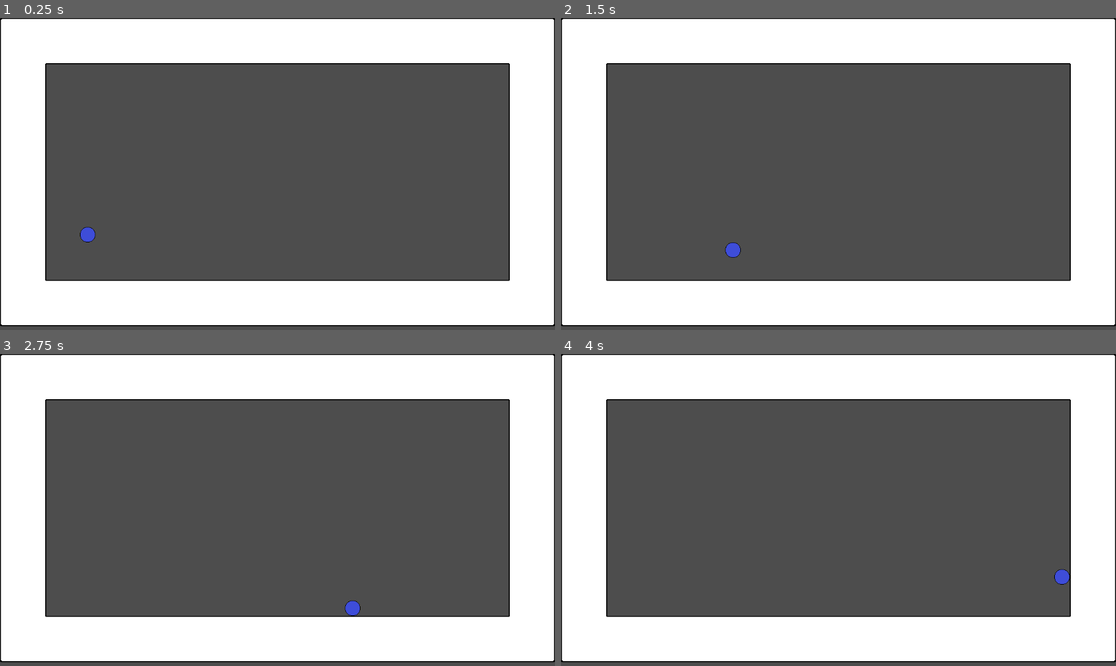
Above: before the commit, frames 1-4 (two rows, left to right).
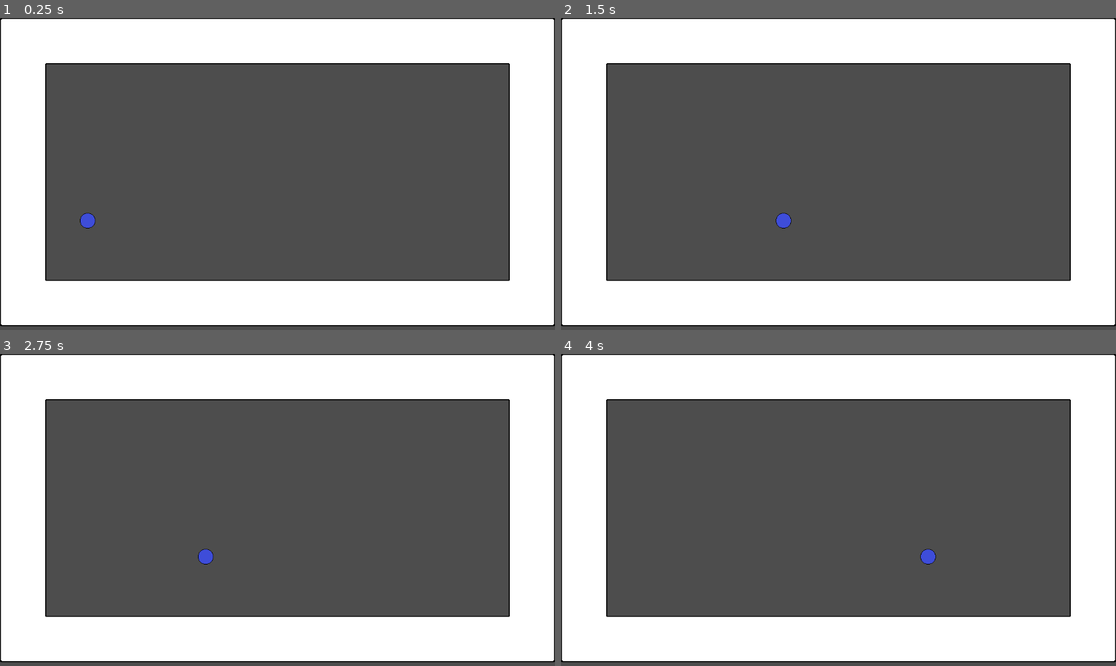
Above: after the commit, the same moments.

Repository: CubicGrain/TopDownShooterTechDemo
Game: Godot game, scene res://Scenes/main.tscn
Two runs of this game, one before a commit and one after it. Both use one fixed random seed, a clock stepped at 60 frames per second and the inputs below.
Inputs:
- Up to frame 1 (0.25 s): no input
- Up to frame 2 (1.5 s): tap Enter (ui_accept) at 0.5, 0.6, 0.77, 1.07, 1.35 s; hold D (move_right, bound only after the commit) from 0.53 s (still down)
- Up to frame 3 (2.75 s): tap Enter (ui_accept) at 1.52, 1.82, 2.1 s; release D (move_right, bound only after the commit) at 2.03 s; hold A (move_left, bound only after the commit) from 2.03 s (still down)
- Up to frame 4 (4 s): release A (move_left, bound only after the commit) at 2.78 s; hold D (move_right, bound only after the commit) from 2.78 s (still down); tap Enter (ui_accept) at 2.85, 3.02, 3.32, 3.6, 3.77 s

The runs differ from the first frame. In frame 1, 0.2% of the frame differs, in the area x 14-18%, y 62-72%; in frame 2, 0.2%, in the area x 29-42%, y 62-77%; in frame 3, 0.2%; in frame 4, 0.2%.

Commit message:
Add files via upload

Diff:
--- /dev/null
+++ b/Data/group_names.gd
@@ -0,0 +1,5 @@
+class_name GroupNames
+extends Resource
+## Group names shared for project objects
+
+@export var projectiles_parent_group = "projectiles_parent"
--- /dev/null
+++ b/Data/group_names.tres
@@ -0,0 +1,7 @@
+[gd_resource type="Resource" script_class="GroupNames" load_steps=2 format=3 uid="uid://bb0lr258hjoko"]
+
+[ext_resource type="Script" uid="uid://c0bn6asnvp132" path="res://Data/group_names.gd" id="1_lmjyv"]
+
+[resource]
+script = ExtResource("1_lmjyv")
+metadata/_custom_type_script = "uid://c0bn6asnvp132"
--- /dev/null
+++ b/Scenes/BasicProjectile.tscn
@@ -0,0 +1,32 @@
+[gd_scene load_steps=6 format=3 uid="uid://sy48fmux706c"]
+
+[ext_resource type="Script" uid="uid://digqwdpg7wr0w" path="res://Scripts/projectile.gd" id="1_761fm"]
+[ext_resource type="Texture2D" uid="uid://ch6t4d56lpm5x" path="res://Sprites/TileSheets/GroundTilesheet.png" id="2_y5r2x"]
+
+[sub_resource type="CircleShape2D" id="CircleShape2D_gs73s"]
+
+[sub_resource type="AtlasTexture" id="AtlasTexture_rt7yl"]
+atlas = ExtResource("2_y5r2x")
+region = Rect2(128, 192, 32, 32)
+
+[sub_resource type="SpriteFrames" id="SpriteFrames_5aw77"]
+animations = [{
+"frames": [{
+"duration": 1.0,
+"texture": SubResource("AtlasTexture_rt7yl")
+}],
+"loop": true,
+"name": &"default",
+"speed": 10.0
+}]
+
+[node name="RigidBody2D" type="RigidBody2D"]
+gravity_scale = 0.0
+script = ExtResource("1_761fm")
+
+[node name="CollisionShape2D" type="CollisionShape2D" parent="."]
+shape = SubResource("CircleShape2D_gs73s")
+
+[node name="AnimatedSprite2D" type="AnimatedSprite2D" parent="CollisionShape2D"]
+scale = Vector2(1.5, 1.5)
+sprite_frames = SubResource("SpriteFrames_5aw77")
--- a/Scenes/main.tscn
+++ b/Scenes/main.tscn
@@ -1,8 +1,7 @@
-[gd_scene load_steps=53 format=4 uid="uid://bxytnapabuoao"]
-
-[ext_resource type="Texture2D" uid="uid://ch6t4d56lpm5x" path="res://GroundTilesheet.png" id="1_jjgbg"]
-[ext_resource type="Script" uid="uid://bnk4gdc05rmw7" path="res://Scenes/player.gd" id="2_8gbba"]
-[ext_resource type="Texture2D" uid="uid://bhh65tp00hynf" path="res://Player.png" id="2_bo1nx"]
+[gd_scene load_steps=52 format=4 uid="uid://bxytnapabuoao"]
+
+[ext_resource type="Texture2D" uid="uid://ch6t4d56lpm5x" path="res://Sprites/TileSheets/GroundTilesheet.png" id="1_jjgbg"]
+[ext_resource type="PackedScene" uid="uid://cgae0dpnjkhao" path="res://Scenes/player.tscn" id="2_bo1nx"]
 
 [sub_resource type="PhysicsMaterial" id="PhysicsMaterial_jjgbg"]
 
@@ -681,6 +680,10 @@
 2:6/0/terrains_peering_bit/left_side = 0
 2:6/0/terrains_peering_bit/top_side = 0
 2:6/0/navigation_layer_0/polygon = SubResource("NavigationPolygon_gt3je")
+3:6/0 = 0
+3:6/0/physics_layer_0/polygon_0/points = PackedVector2Array(-2.496357, -11.719018, 2.4963608, -11.649674, 8.529228, -8.459883, 11.441647, -2.5657024, 11.58033, 2.635046, 8.529228, 8.459881, 2.4270172, 11.441643, -2.7043877, 11.441643, -8.737255, 8.529224, -11.649673, 2.2883282, -11.58033, -2.5657024, -8.390539, -8.598569)
+4:6/0 = 0
+4:6/0/physics_layer_0/polygon_0/points = PackedVector2Array(-1.547329, -6.647787, 1.3180962, -6.5331697, 4.5273743, -4.5273724, 6.4758644, -1.6046371, 6.590481, 1.4900227, 4.5273743, 4.5273743, 1.4900208, 6.4758625, -1.547329, 6.4758625, -4.699297, 4.5273743, -6.7050953, 1.3180962, -6.5331707, -1.6046371, -4.5273724, -4.699298)
 
 [sub_resource type="TileSet" id="TileSet_8gbba"]
 tile_size = Vector2i(32, 32)
@@ -710,12 +713,7 @@
 
 [node name="Sprite2D" type="Sprite2D" parent="StaticBody2D/CollisionShape2D"]
 
-[node name="Player" type="CharacterBody2D" parent="."]
+[node name="Player" parent="." instance=ExtResource("2_bo1nx")]
 position = Vector2(182, 421)
-script = ExtResource("2_8gbba")
-
-[node name="CollisionPolygon2D" type="CollisionPolygon2D" parent="Player"]
-polygon = PackedVector2Array(4, -16, 12, -11, 16, -4, 16, 4, 11, 12, 4, 16, -4, 16, -11, 12, -16, 4, -16, -4, -11, -12, -4, -16)
-
-[node name="Sprite2D" type="Sprite2D" parent="Player/CollisionPolygon2D"]
-texture = ExtResource("2_bo1nx")
+
+[node name="Projectiles" type="Node2D" parent="." groups=["projectiles_parent"]]
--- /dev/null
+++ b/Scenes/player.tscn
@@ -0,0 +1,22 @@
+[gd_scene load_steps=6 format=3 uid="uid://cgae0dpnjkhao"]
+
+[ext_resource type="Script" uid="uid://bnk4gdc05rmw7" path="res://Scripts/player.gd" id="1_cvnsp"]
+[ext_resource type="Texture2D" uid="uid://bhh65tp00hynf" path="res://Sprites/Player.png" id="2_6t5aa"]
+[ext_resource type="Script" uid="uid://c7sqrctf4e0ok" path="res://Scripts/shooter.gd" id="3_6t5aa"]
+[ext_resource type="Resource" uid="uid://dqjgxqkpxncoc" path="res://Weapons/Projectiles/basic_projectile.tres" id="4_fkybt"]
+[ext_resource type="Resource" uid="uid://bb0lr258hjoko" path="res://Data/group_names.tres" id="5_x3wgy"]
+
+[node name="Player" type="CharacterBody2D"]
+script = ExtResource("1_cvnsp")
+
+[node name="CollisionPolygon2D" type="CollisionPolygon2D" parent="."]
+polygon = PackedVector2Array(4, -16, 12, -11, 16, -4, 16, 4, 11, 12, 4, 16, -4, 16, -11, 12, -16, 4, -16, -4, -11, -12, -4, -16)
+
+[node name="Sprite2D" type="Sprite2D" parent="CollisionPolygon2D"]
+texture = ExtResource("2_6t5aa")
+
+[node name="Shooter" type="Node2D" parent="."]
+position = Vector2(27, 0)
+script = ExtResource("3_6t5aa")
+fireable = ExtResource("4_fkybt")
+group_names = ExtResource("5_x3wgy")
--- /dev/null
+++ b/Scripts/fireable.gd
@@ -0,0 +1,7 @@
+class_name Fireable
+extends Resource
+## Object that can be shot
+
+@export var display_name : StringName
+@export var icon : Texture2D
+@export var scene : PackedScene
--- /dev/null
+++ b/Scripts/player.gd
@@ -0,0 +1,28 @@
+extends CharacterBody2D
+
+
+@export var max_speed = 300.0
+@export var friction = 50.0
+@export var acceleration = 30.0
+
+func _physics_process(delta: float) -> void:
+	# Add the gravity.
+	#if not is_on_floor():
+	#	velocity += get_gravity() * delta
+
+	# Handle jump.
+	#if Input.is_action_just_pressed("ui_accept") and is_on_floor():
+	#	velocity.y = jump_velocity
+
+	# Get the input direction and handle the movement/deceleration.
+	# As good practice, you should replace UI actions with custom gameplay actions
+
+	var direction := Input.get_vector("move_left","move_right","move_up","move_down")
+	var movement := direction.normalized()
+
+	var lerp_weight = delta * (acceleration if movement else friction)
+	velocity = lerp(velocity, movement * max_speed, lerp_weight)
+
+
+
+	move_and_slide()
--- /dev/null
+++ b/Scripts/projectile.gd
@@ -0,0 +1,13 @@
+class_name Projectile
+extends RigidBody2D
+
+@export_range(0, 300, 0.2, "or_greater") var move_speed : float = 300.0
+
+# Called when the node enters the scene tree for the first time.
+func _ready() -> void:
+	linear_velocity.x = move_speed
+
+
+# Called every frame. 'delta' is the elapsed time since the previous frame.
+func _process(delta: float) -> void:
+	pass
--- /dev/null
+++ b/Scripts/shooter.gd
@@ -0,0 +1,27 @@
+class_name Shooter
+extends Node2D
+
+## Launches projectiles when TryShoot is called successfully
+
+@export var fireable : Fireable
+@export var group_names : GroupNames
+
+var projectiles_node : Node
+
+# Called when the node enters the scene tree for the first time.
+func _ready() -> void:
+	projectiles_node = get_tree().get_first_node_in_group(group_names.projectiles_parent_group)
+	assert(projectiles_node != null, "Projectiles node is required for tjis script to work.")
+
+
+# Called every frame. 'delta' is the elapsed time since the previous frame.
+func _process(delta: float) -> void:
+	pass
+
+func tryShoot() -> bool:
+	_shoot()
+	return true
+
+func _shoot():
+	var projectile = fireable.scene.instantiate() as Projectile
+	projectile.add_child(projectiles_node)
--- /dev/null
+++ b/Weapons/Projectiles/basic_projectile.tres
@@ -0,0 +1,16 @@
+[gd_resource type="Resource" script_class="Fireable" load_steps=5 format=3 uid="uid://dqjgxqkpxncoc"]
+
+[ext_resource type="Texture2D" uid="uid://ch6t4d56lpm5x" path="res://Sprites/TileSheets/GroundTilesheet.png" id="1_6ustw"]
+[ext_resource type="PackedScene" uid="uid://sy48fmux706c" path="res://Scenes/BasicProjectile.tscn" id="2_77x2h"]
+[ext_resource type="Script" uid="uid://b7rjue22d3jss" path="res://Scripts/fireable.gd" id="3_buc7x"]
+
+[sub_resource type="AtlasTexture" id="AtlasTexture_xc8c5"]
+atlas = ExtResource("1_6ustw")
+region = Rect2(137, 201, 14, 14)
+
+[resource]
+script = ExtResource("3_buc7x")
+display_name = &"Basic"
+icon = SubResource("AtlasTexture_xc8c5")
+scene = ExtResource("2_77x2h")
+metadata/_custom_type_script = "uid://b7rjue22d3jss"
--- a/project.godot
+++ b/project.godot
@@ -1,3 +1,11 @@
+; Engine configuration file.
+; It's best edited using the editor UI and not directly,
+; since the parameters that go here are not all obvious.
+;
+; Format:
+;   [section] ; section goes between []
+;   param=value ; assign values to parameters
+
 config_version=5
 
 [application]
@@ -41,6 +49,41 @@
 , Object(InputEventKey,"resource_local_to_scene":false,"resource_name":"","device":-1,"window_id":0,"alt_pressed":false …(183 unchanged characters)…
 ]
 }
+move_up={
+"deadzone": 0.2,
+"events": [Object(InputEventKey,"resource_local_to_scene":false,"resource_name":"","device":-1,"window_id":0,"alt_pressed":false,"shift_pressed":false,"ctrl_pressed":false,"meta_pressed":false,"pressed":false,"keycode":0,"physical_keycode":87,"key_label":0,"unicode":119,"location":0,"echo":false,"script":null)
+]
+}
+move_down={
+"deadzone": 0.2,
+"events": [Object(InputEventKey,"resource_local_to_scene":false,"resource_name":"","device":-1,"window_id":0,"alt_pressed":false,"shift_pressed":false,"ctrl_pressed":false,"meta_pressed":false,"pressed":false,"keycode":0,"physical_keycode":83,"key_label":0,"unicode":115,"location":0,"echo":false,"script":null)
+]
+}
+move_left={
+"deadzone": 0.2,
+"events": [Object(InputEventKey,"resource_local_to_scene":false,"resource_name":"","device":-1,"window_id":0,"alt_pressed":false,"shift_pressed":false,"ctrl_pressed":false,"meta_pressed":false,"pressed":false,"keycode":0,"physical_keycode":65,"key_label":0,"unicode":97,"location":0,"echo":false,"script":null)
+]
+}
+move_right={
+"deadzone": 0.2,
+"events": [Object(InputEventKey,"resource_local_to_scene":false,"resource_name":"","device":-1,"window_id":0,"alt_pressed":false,"shift_pressed":false,"ctrl_pressed":false,"meta_pressed":false,"pressed":false,"keycode":0,"physical_keycode":68,"key_label":0,"unicode":100,"location":0,"echo":false,"script":null)
+]
+}
+camera_rotate_left={
+"deadzone": 0.2,
+"events": [Object(InputEventKey,"resource_local_to_scene":false,"resource_name":"","device":-1,"window_id":0,"alt_pressed":false,"shift_pressed":false,"ctrl_pressed":false,"meta_pressed":false,"pressed":false,"keycode":0,"physical_keycode":81,"key_label":0,"unicode":113,"location":0,"echo":false,"script":null)
+]
+}
+camera_rotate_right={
+"deadzone": 0.2,
+"events": [Object(InputEventKey,"resource_local_to_scene":false,"resource_name":"","device":-1,"window_id":0,"alt_pressed":false,"shift_pressed":false,"ctrl_pressed":false,"meta_pressed":false,"pressed":false,"keycode":0,"physical_keycode":69,"key_label":0,"unicode":101,"location":0,"echo":false,"script":null)
+]
+}
+shoot={
+"deadzone": 0.2,
+"events": [Object(InputEventMouseButton,"resource_local_to_scene":false,"resource_name":"","device":-1,"window_id":0,"alt_pressed":false,"shift_pressed":false,"ctrl_pressed":false,"meta_pressed":false,"button_mask":1,"position":Vector2(360, 25),"global_position":Vector2(369, 73),"factor":1.0,"button_index":1,"canceled":false,"pressed":true,"double_click":false,"script":null)
+]
+}
 
 [rendering]
 
Not shown, added: Data/group_names.gd.uid
Not shown, added: Scripts/fireable.gd.uid
Not shown, added: Scripts/player.gd.uid
Not shown, added: Scripts/projectile.gd.uid
Not shown, added: Scripts/shooter.gd.uid
Binary file added: Sprites/Player.png
Not shown, added: Sprites/Player.png.import
Binary file added: Sprites/TileSheets/GroundTilesheet.png
Not shown, added: Sprites/TileSheets/GroundTilesheet.png.import
